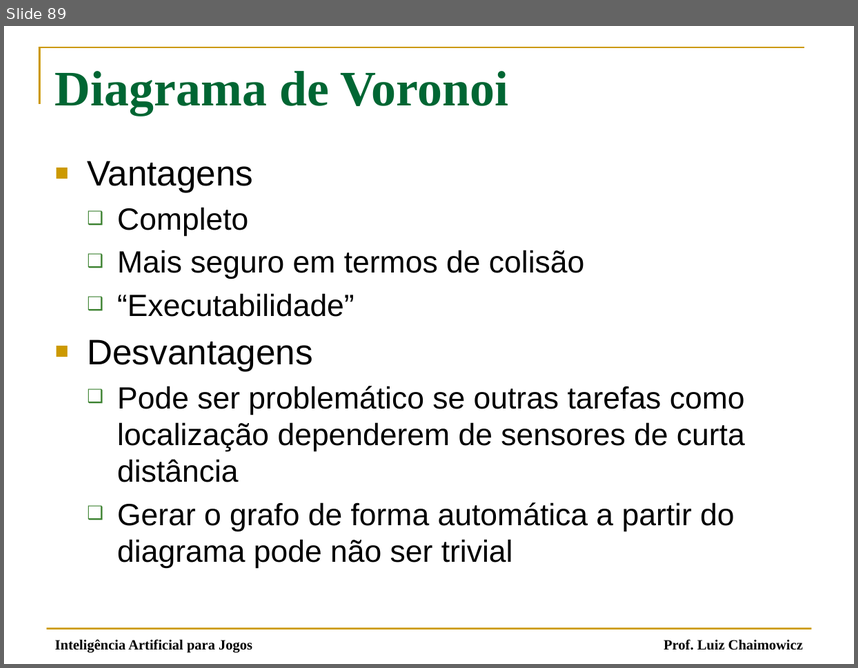
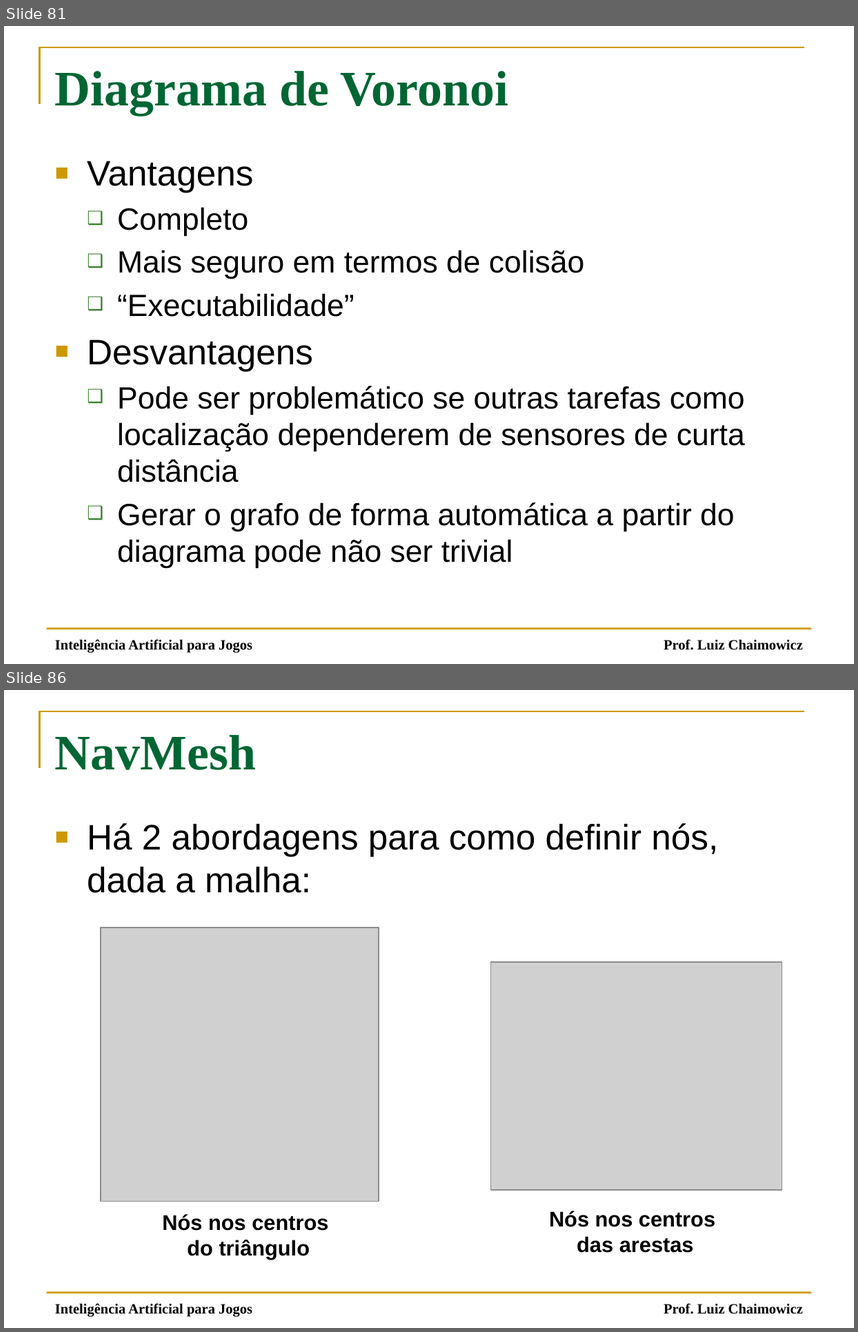
Before and after one commit to fegemo/cefet-games, a slide deck: attachments/IA 03 - Movimentação Simples.pptx. Shown one above the other, each under a label of ours: slide 89 before the commit, slides 81 and 86 after it; the slides between them are not shown. The pictures are 858x668 and 858x1332 pixels, drawn with LibreOffice and Linux fonts; fonts in the diff are those of the drawing; grey boxes stand for pictures. Boxes give left, top, right and bottom in pixels: in the first picture for what was removed or moved away, otherwise in the second. Text is boxed around its words. In the diff, an @@ line names an element or a change of style, - is before the commit and + after.

```diff
--- a/attachments/IA 03 - Movimentação Simples.pptx
+++ b/attachments/IA 03 - Movimentação Simples.pptx
@@ slide 86 added at bbox=[4, 690, 854, 1328], background #FFFFFF; not listed: 3 template elements that a slide beside it also shows @@
@@ title added at bbox=[55, 735, 256, 770], 42 pt, text #006633, bold @@
+NavMesh
@@ text added at bbox=[87, 823, 718, 893], 30 pt, text #000000 @@
+■ Há 2 abordagens para como definir nós, dada a malha:
@@ picture added at bbox=[101, 927, 379, 1201] @@
@@ picture added at bbox=[491, 962, 783, 1190] @@
@@ text added at bbox=[162, 1214, 328, 1259], 18 pt, text #000000, bold @@
+Nós nos centros
+do triângulo
@@ text added at bbox=[549, 1210, 715, 1252], 18 pt, text #000000, bold @@
+Nós nos centros
+das arestas
@@ text added at bbox=[55, 1303, 252, 1317], 12 pt, text #000000 @@
+Inteligência Artificial para Jogos
@@ what was slide 89 is now slide 81 @@
```
Also in this commit, not shown: 8 slides changed, 3 other slides added, 37 slides removed, 1 other file.
